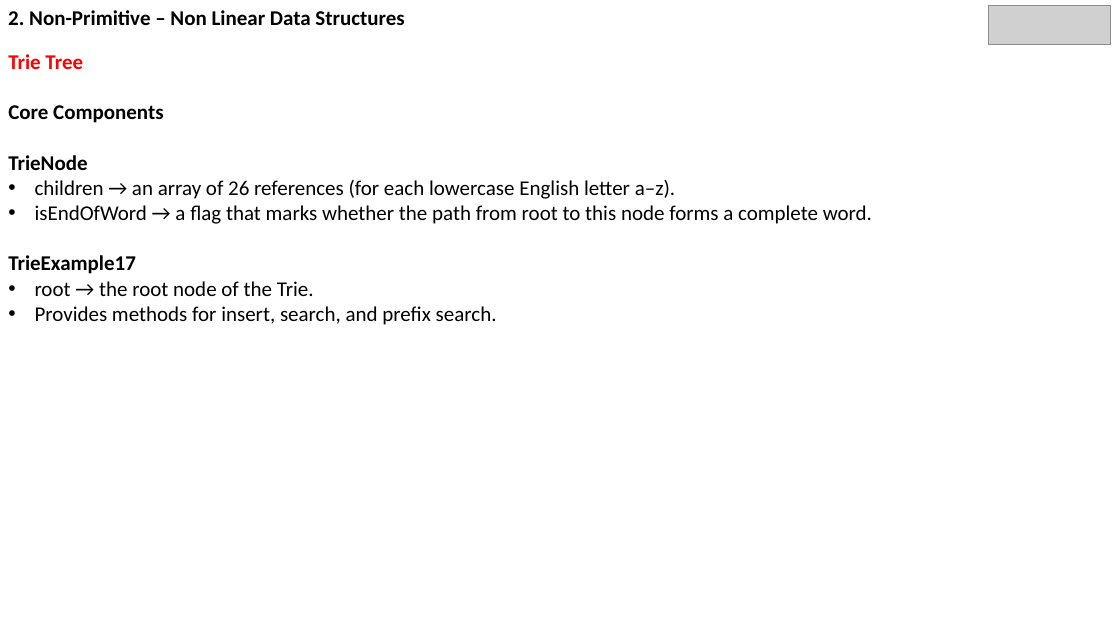
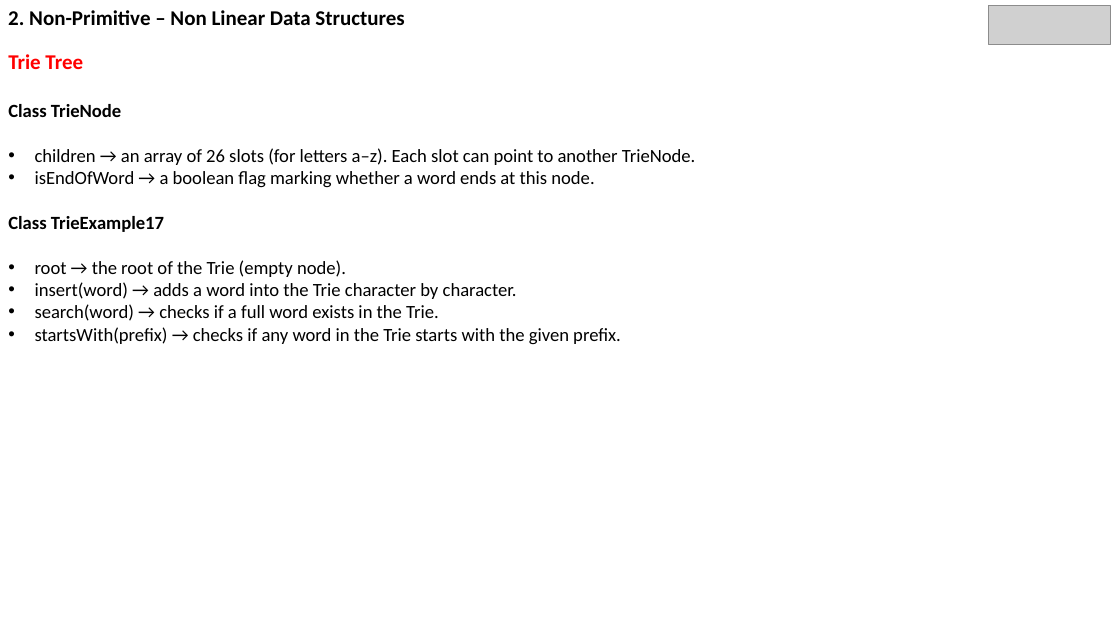
Before and after one commit to SMattaparthi-rgare/Non-Linear-Data-Structures-PPT, a slide deck: slide 48 of DataStructures3.pptx (slide 64 before the commit). Drawn at 1120x630 pixels with LibreOffice and Linux fonts; fonts in the diff are those of the drawing; grey boxes stand for pictures. Boxes give left, top, right and bottom in pixels: in the first picture for what was removed or moved away, otherwise in the second. Text is boxed around its words. In the diff, an @@ line names an element or a change of style, - is before the commit and + after.

```diff
--- a/DataStructures3.pptx
+++ b/DataStructures3.pptx
@@ text at (8, 104, 695, 344): text changed; size 18 to 16 pt @@
-Core Components
-TrieNode
-• children → an array of 26 references (for each lowercase English letter a–z).
-• isEndOfWord → a flag that marks whether the path from root to this node forms a complete word.
-TrieExample17
-• root → the root node of the Trie.
-• Provides methods for insert, search, and prefix search.
+Class TrieNode
+• children → an array of 26 slots (for letters a–z). Each slot can point to another TrieNode.
+• isEndOfWord → a boolean flag marking whether a word ends at this node.
+Class TrieExample17
+• root → the root of the Trie (empty node).
+• insert(word) → adds a word into the Trie character by character.
+• search(word) → checks if a full word exists in the Trie.
+• startsWith(prefix) → checks if any word in the Trie starts with the given prefix.
```
Also in this commit, not shown: 37 other slides changed, 7 slides added, 25 slides removed.
